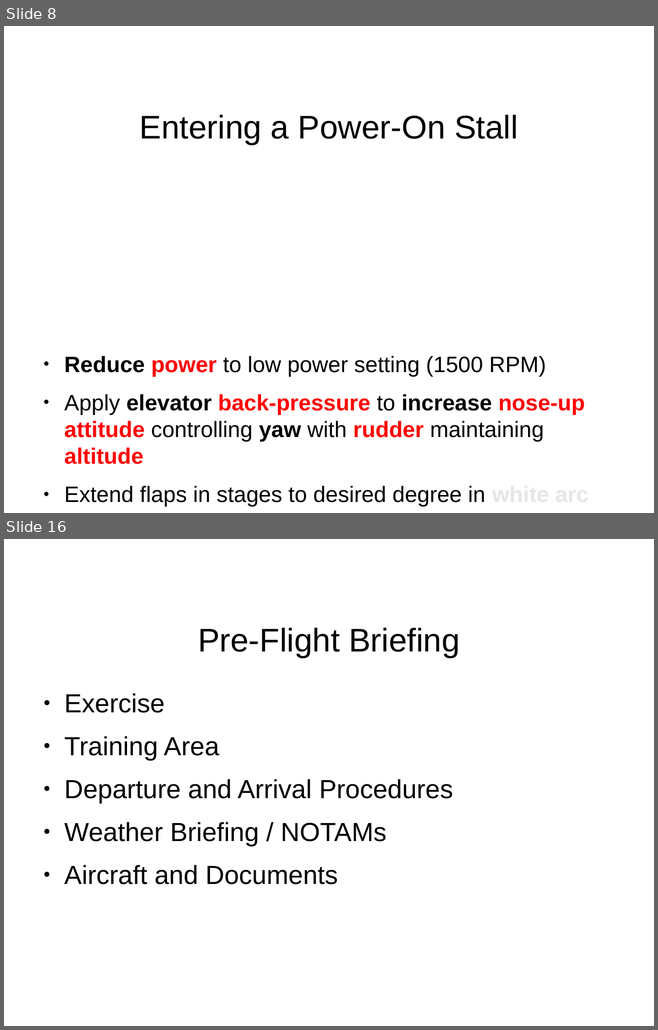
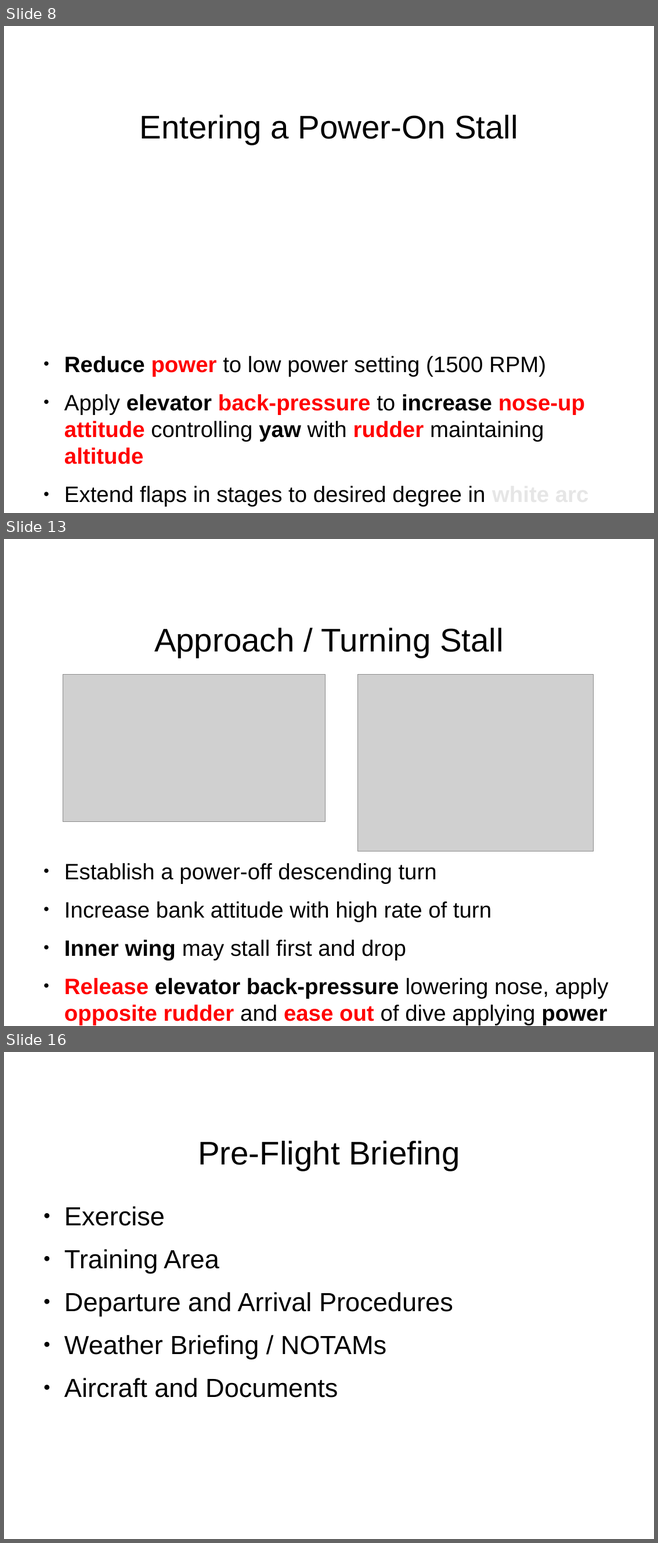
Before and after one commit to stephanheinemann/flight, a slide deck: FI/Stalls/Stalls.odp. Shown one above the other, each under a label of ours: slides 8 and 16 before the commit, slides 8, 13 and 16 after it; the slides between them are not shown. The pictures are 658x1030 and 658x1543 pixels, drawn with LibreOffice and Linux fonts; fonts in the diff are those of the drawing; grey boxes stand for pictures; background and template pictures are left out. Boxes give left, top, right and bottom in pixels: in the first picture for what was removed or moved away, otherwise in the second. Text is boxed around its words. In the diff, an @@ line names an element or a change of style, - is before the commit and + after.

Commit message:
extended stall presentation

```diff
--- a/FI/Stalls/Stalls.odp
+++ b/FI/Stalls/Stalls.odp
@@ slide 13 added at <box>4,539,654,1026</box>, background #FFFFFF @@
@@ title added at <box>154,628,503,657</box>, 40 pt, text #000000 @@
+Approach / Turning Stall
@@ picture added at <box>63,675,325,822</box> @@
@@ picture added at <box>358,675,593,852</box> @@
@@ text added at <box>64,863,608,1026</box>, 27.2 pt, text #000000 @@
+● Establish a power-off descending turn
+● Increase bank attitude with high rate of turn
+● Inner wing may stall first and drop
+● Release elevator back-pressure lowering nose, apply opposite rudder and ease out of dive applying power
```
Also in this commit, not shown: 4 slides changed, 4 other slides added, 5 slides removed, 1 other file.
